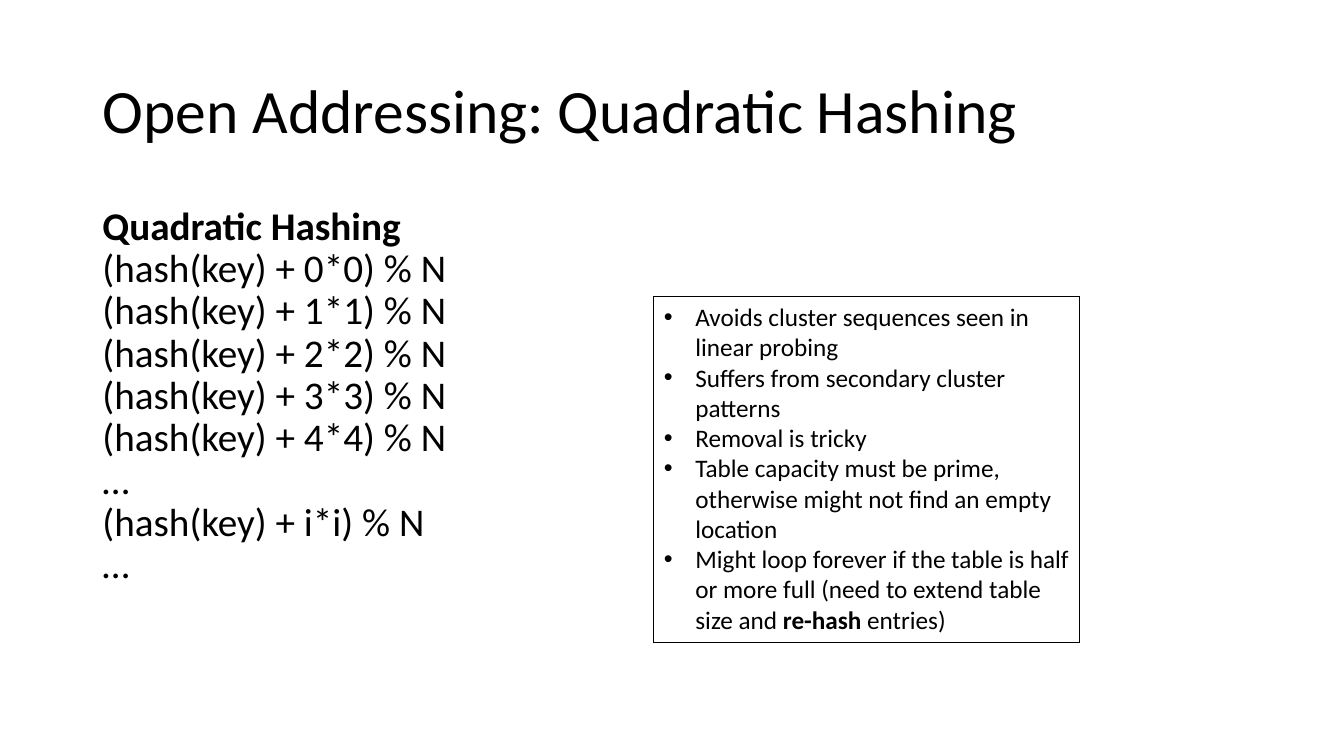
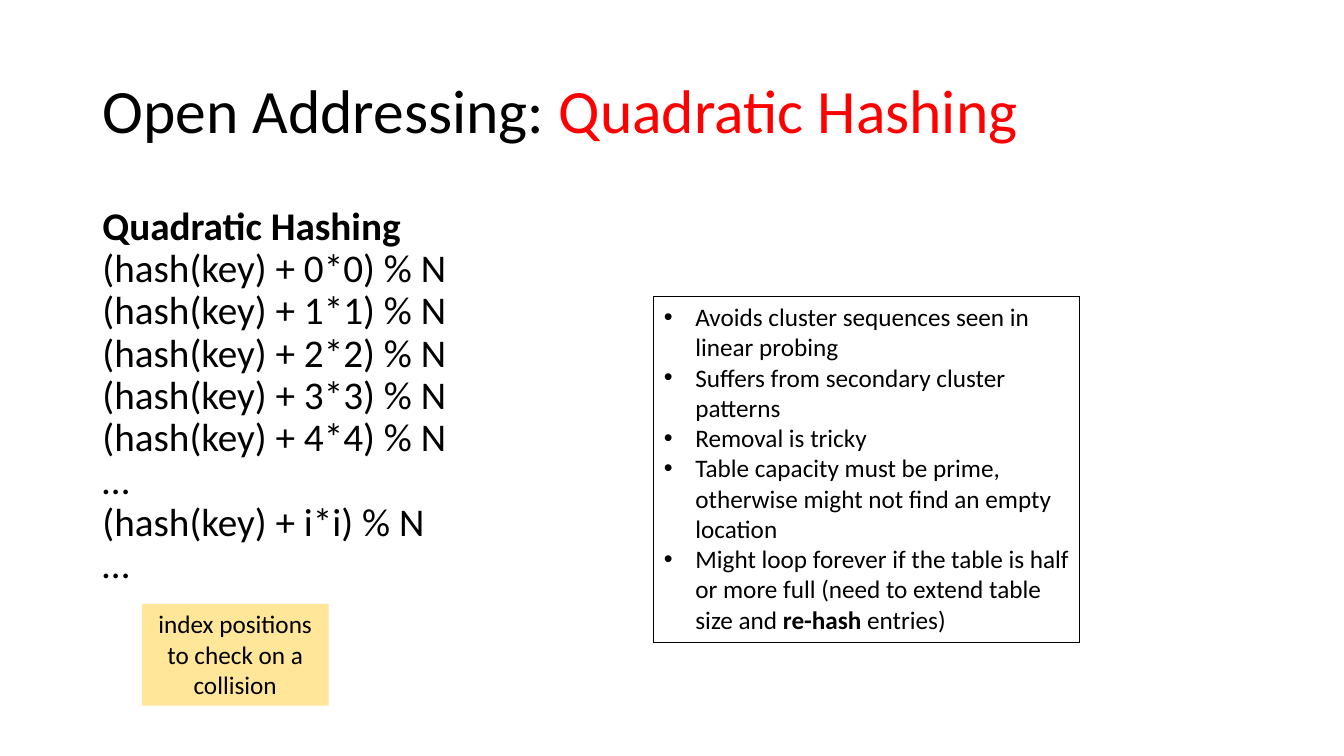
Before and after one commit to tjd1234/cmpt225summer2023, a slide deck: slide 29 of lecture_notes/week8/week8_maps_and_hashing.pptx. Drawn at 1344x756 pixels with LibreOffice and Linux fonts; fonts in the diff are those of the drawing. Boxes give left, top, right and bottom in pixels: in the first picture for what was removed or moved away, otherwise in the second. Text is boxed around its words. In the diff, an @@ line names an element or a change of style, - is before the commit and + after.

```diff
--- a/lecture_notes/week8/week8_maps_and_hashing.pptx
+++ b/lecture_notes/week8/week8_maps_and_hashing.pptx
@@ title "Open Addressing: Quadratic Hashing" at [102,90,1018,144]: text colour #000000 to #FF0000 in "Quadratic Hashing" @@
@@ rectangle added at [142,604,329,706], fill #FFE699, 18 pt, text #000000 @@
+index positions to check on a collision
```
Also in this commit, not shown: 2 other slides changed, 1 slide added.
